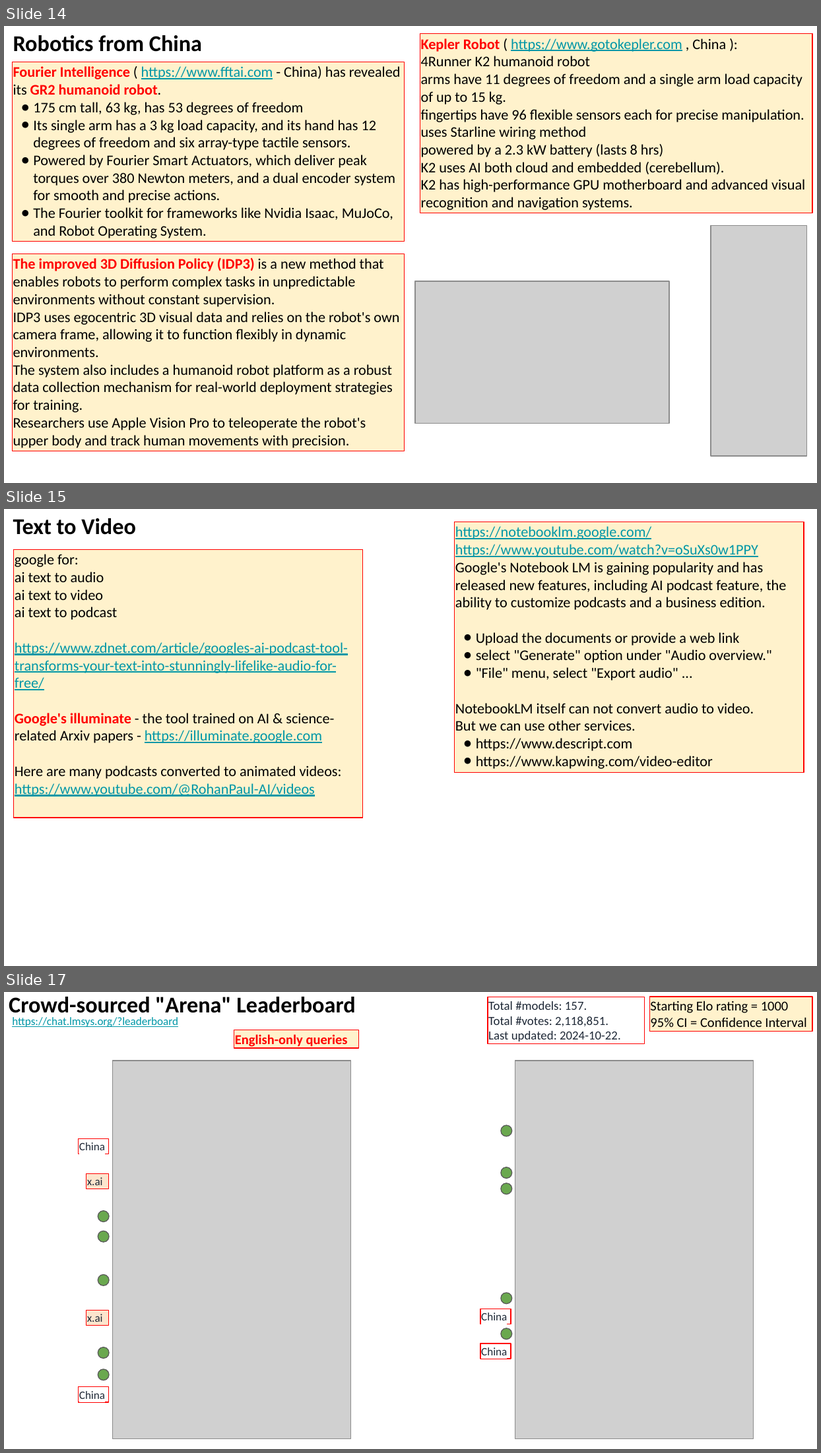
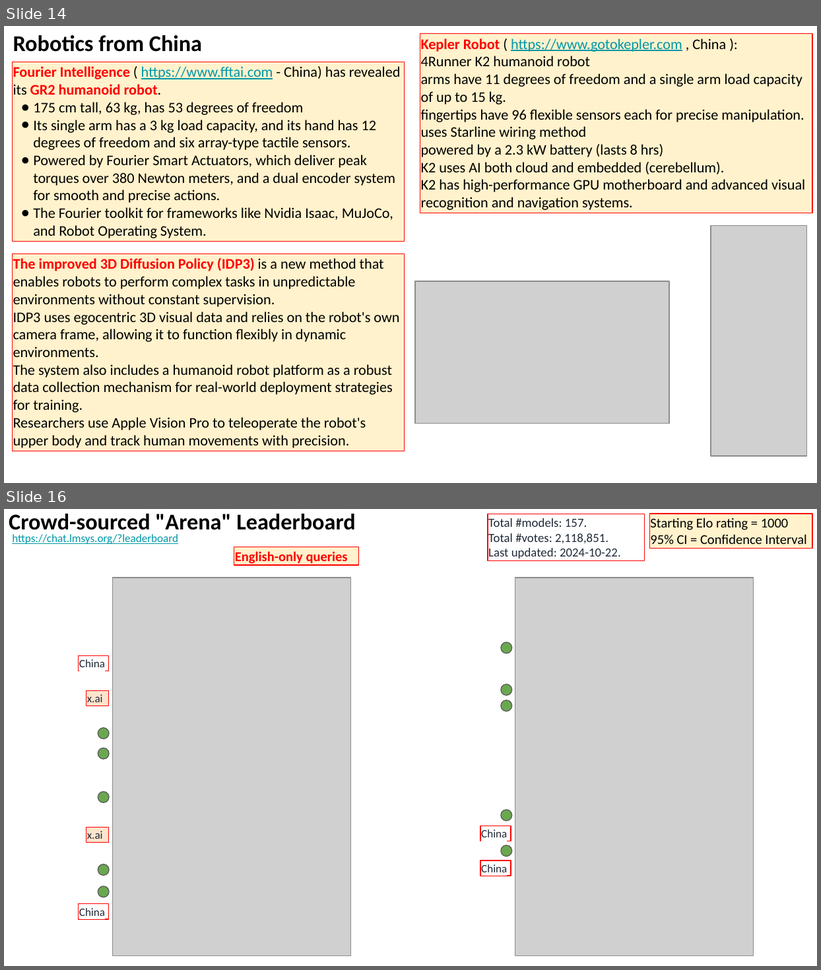
Before and after one commit to lselector/seminar, a slide deck: 2024/2024-10-25-AI-Updates.pptx. Shown one above the other, each under a label of ours: slides 14, 15 and 17 before the commit, slides 14 and 16 after it; the slides between them are not shown. The pictures are 821x1453 and 821x970 pixels, drawn with LibreOffice and Linux fonts; fonts in the diff are those of the drawing; grey boxes stand for pictures. Boxes give left, top, right and bottom in pixels: in the first picture for what was removed or moved away, otherwise in the second. Text is boxed around its words. In the diff, an @@ line names an element or a change of style, - is before the commit and + after.

```diff
--- a/2024/2024-10-25-AI-Updates.pptx
+++ b/2024/2024-10-25-AI-Updates.pptx
@@ slide 15 removed at (x1=4, y1=509, x2=817, y2=966), background #FFFFFF @@
@@ text removed at (x1=13, y1=518, x2=136, y2=535) @@
-Text to Video
@@ rectangle removed at (x1=455, y1=522, x2=804, y2=772) @@
-https://notebooklm.google.com/
-https://www.youtube.com/watch?v=oSuXs0w1PPY
-Google's Notebook LM is gaining popularity and has released new features, including AI podcast feature, the ability to customize podcasts and a business edition.
-● Upload the documents or provide a web link
-● select "Generate" option under "Audio overview."
-● "File" menu, select "Export audio" ...
-NotebookLM itself can not convert audio to video.
-But we can use other services.
-● https://www.descript.com
-● https://www.kapwing.com/video-editor
@@ rectangle removed at (x1=14, y1=550, x2=364, y2=818) @@
-google for:
-ai text to audio
-ai text to video
-ai text to podcast
-https://www.zdnet.com/article/googles-ai-podcast-tool-transforms-your-text-into-stunningly-lifelike-audio-for-free/
-Google's illuminate - the tool trained on AI & science-related Arxiv papers - https://illuminate.google.com
-Here are many podcasts converted to animated videos:
-https://www.youtube.com/@RohanPaul-AI/videos
@@ what was slide 17 is now slide 16 @@
```
Also in this commit, not shown: 5 slides changed, 1 slide added, 1 other slide removed.
